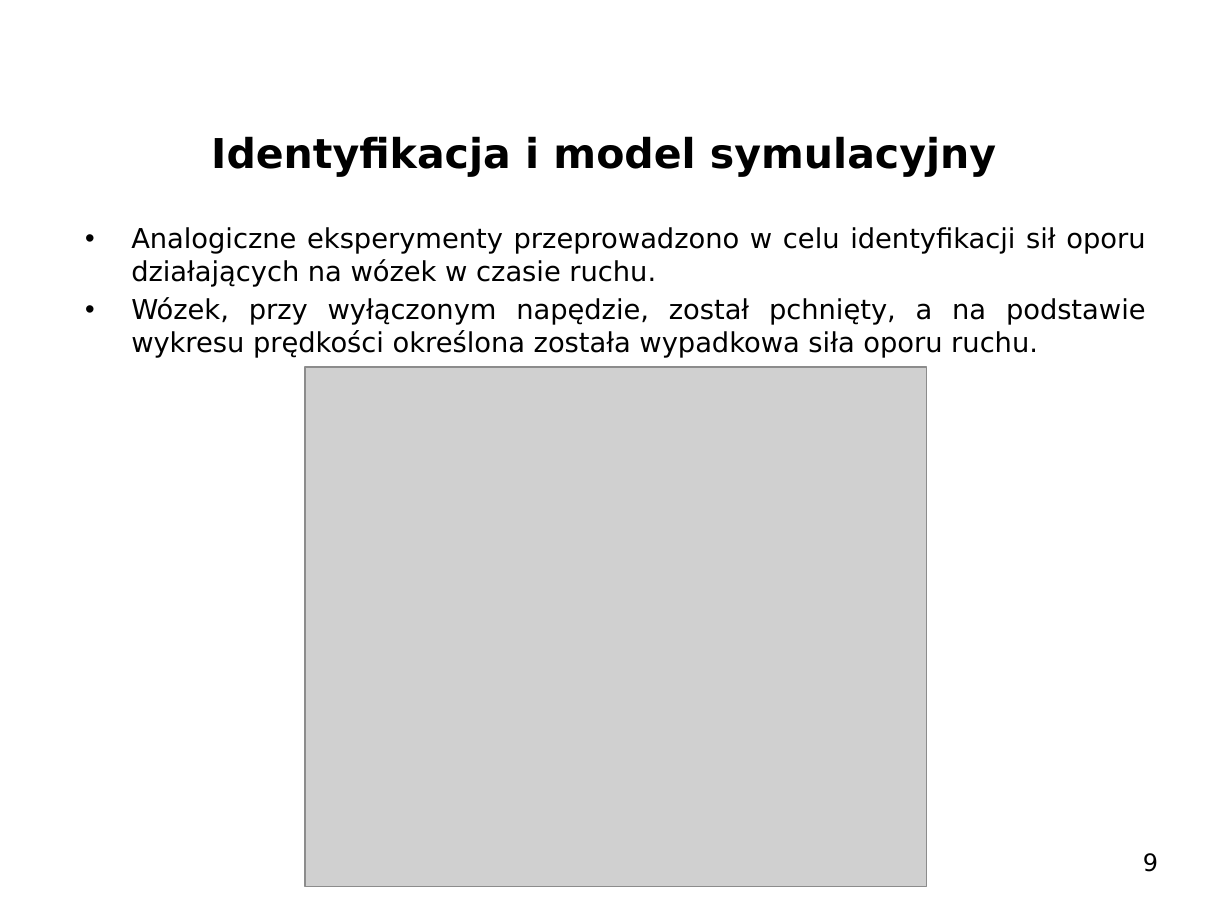
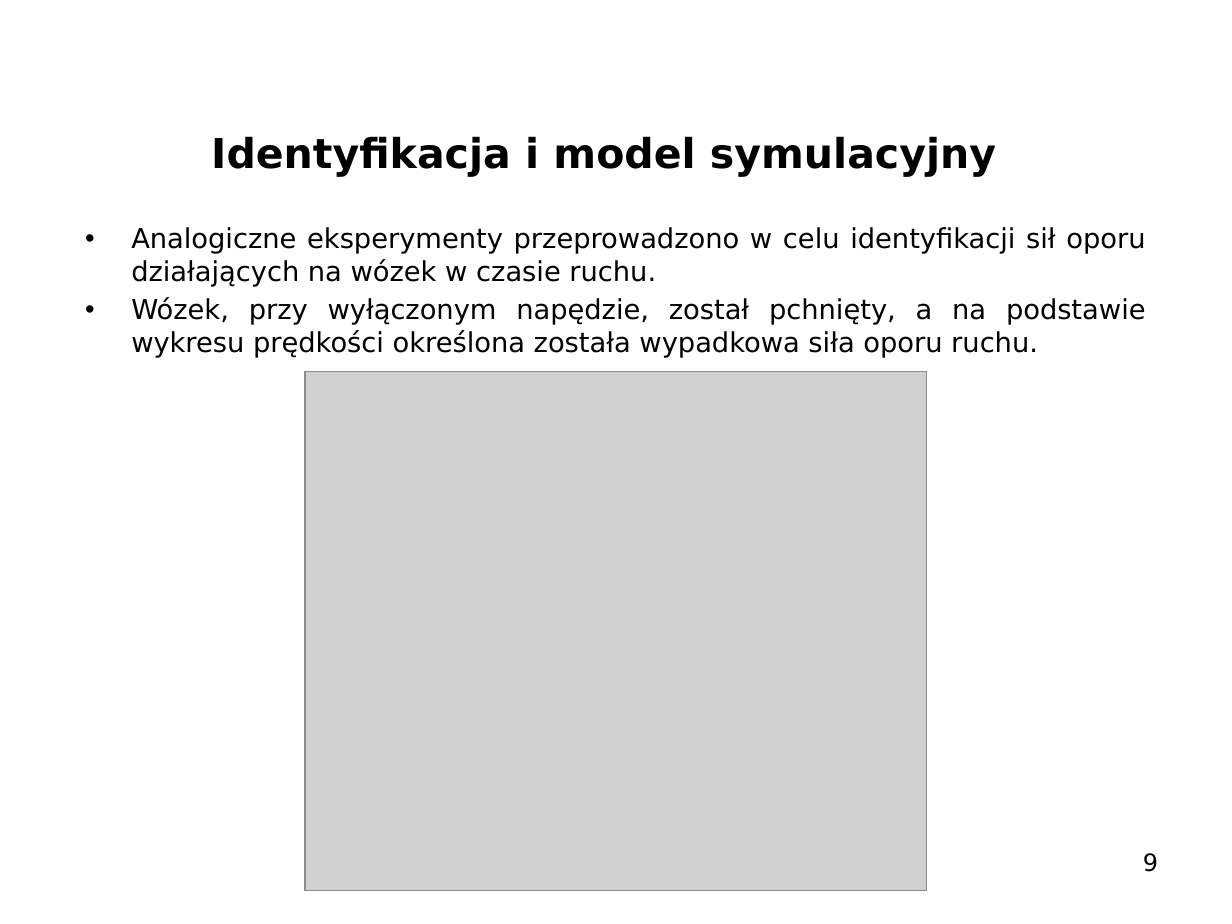
Before and after one commit to WasuMrTomass0/InvertedPendulum, a slide deck: slide 9 of prezentacja_lp1.pptx. Drawn at 1232x924 pixels with LibreOffice and Linux fonts; fonts in the diff are those of the drawing; grey boxes stand for pictures; background and template pictures are left out. Boxes give left, top, right and bottom in pixels: in the first picture for what was removed or moved away, otherwise in the second. Text is boxed around its words. In the diff, an @@ line names an element or a change of style, - is before the commit and + after.

```diff
--- a/prezentacja_lp1.pptx
+++ b/prezentacja_lp1.pptx
@@ text "Analogiczne eksperymenty przeprowadzono w celu ..." at (131, 227, 1146, 358): less space between paragraphs @@
@@ picture: place and size @@
-picture at (306, 367, 928, 887)
+picture at (306, 372, 928, 892)
```
Also in this commit, not shown: 13 other slides changed, 1 slide added.
